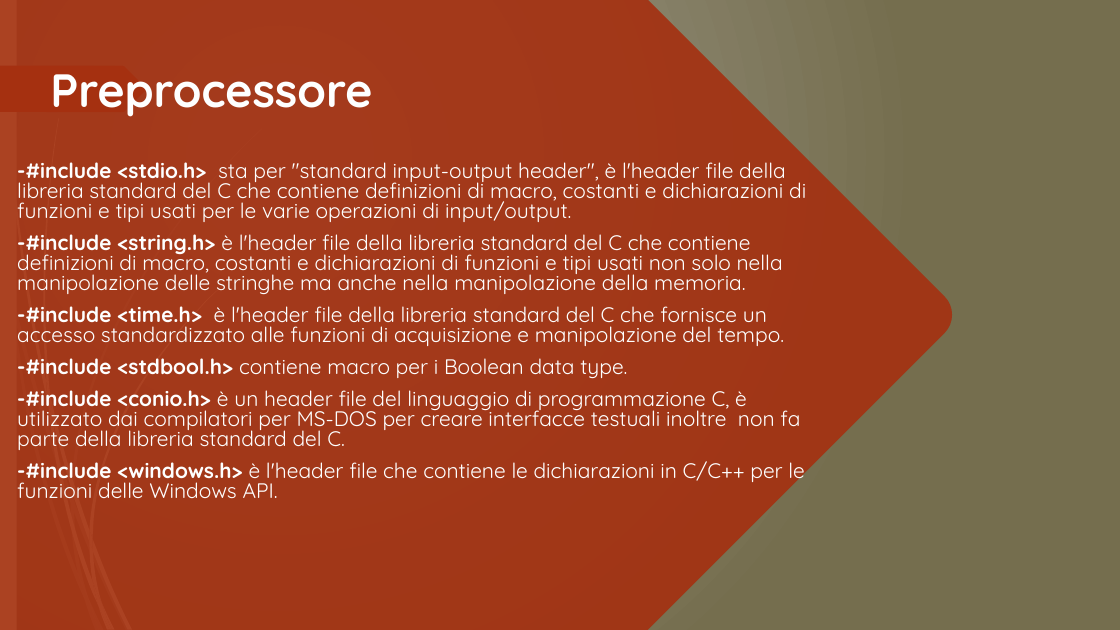
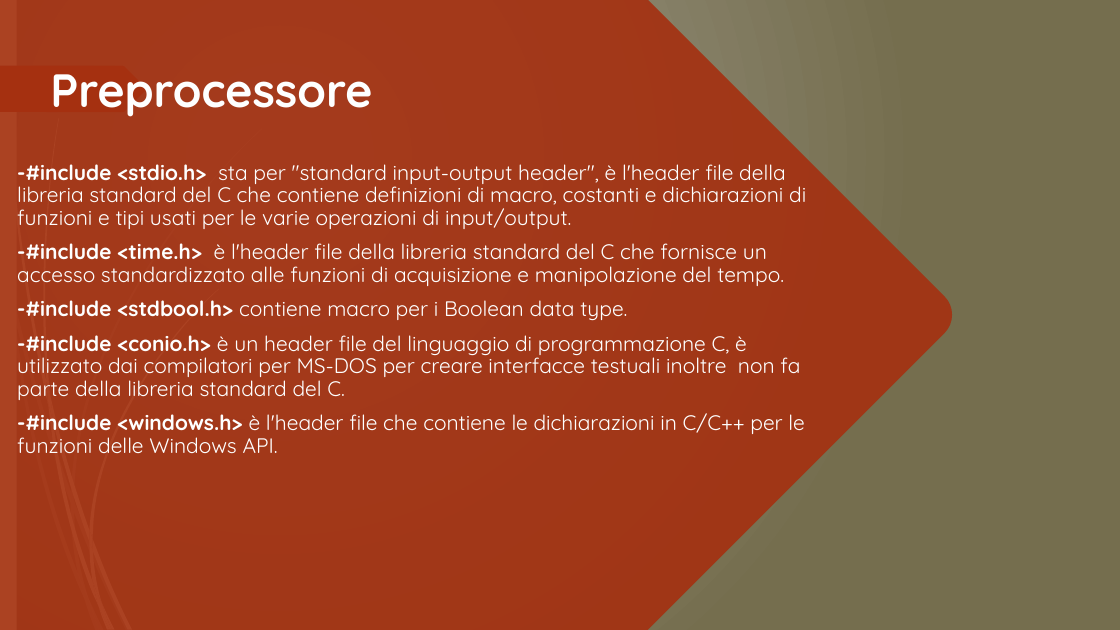
Before and after one commit to salvatoreraccardi/Solitario_Reglan_Chiuso, a slide deck: slide 7 of solitario reglan chiuso.pptx. Drawn at 1120x630 pixels with LibreOffice and Linux fonts; fonts in the diff are those of the drawing; background and template pictures are left out. Boxes give left, top, right and bottom in pixels: in the first picture for what was removed or moved away, otherwise in the second. Text is boxed around its words. In the diff, an @@ line names an element or a change of style, - is before the commit and + after.

```diff
--- a/solitario reglan chiuso.pptx
+++ b/solitario reglan chiuso.pptx
@@ text "-#include <stdio.h> sta per "standard ..." at <box>17,164,806,453</box>: line spacing 0.8 to 0.9 @@
@@ text at <box>17,234,783,294</box>: paragraph removed @@
--#include <string.h> è l'header file della libreria standard del C che contiene definizioni di macro, costanti e dichiarazioni di funzioni e tipi usati non solo nella manipolazione delle stringhe ma anche nella manipolazione della memoria.
```
Also in this commit, not shown: 1 other slide changed, 1 other file.
